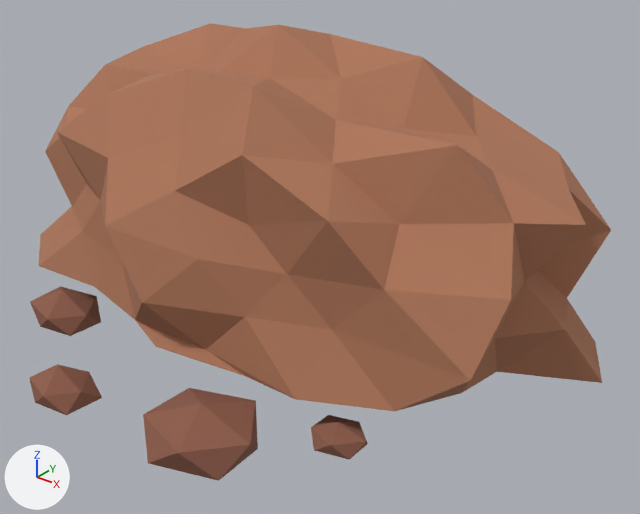
An edit to the glTF model assets/models/mars_rock2.glb, drawn before and after from the same camera.
Before and after are seen from a 50 mm camera at (3.72, -4.24, 3.29) aimed at (0.3, 0.04, 0.64). Arrows for +X, +Y and +Z are at lower left; the lights stay in place. The picture after the commit comes second. Objects named as collision shapes, trigger or cutter boxes, shadow casters or lower levels of detail are left out. Vertices at exactly the same position are counted once.

Objects in the first picture: 'Rock'.
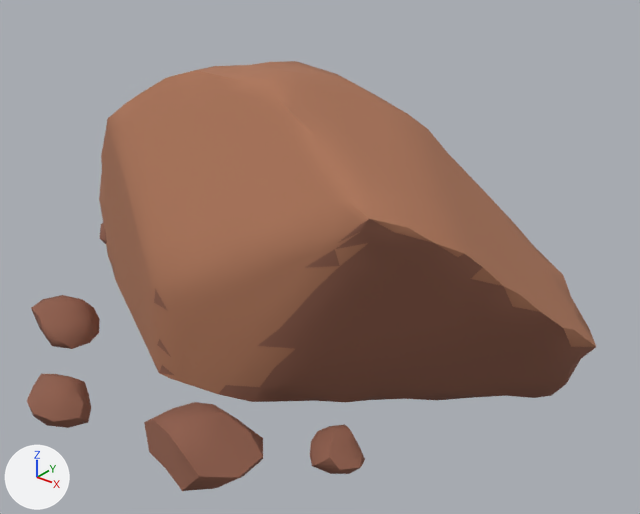
Pixel boxes (x1, y1, x2, y2) of what changed, in the pictures (640 x 514 px):
```json
{"object": "Rock", "change": "reshaped", "before": [29, 23, 611, 481], "after": [27, 61, 596, 491], "on screen": "6% shorter"}
{"part": 1, "of": "me_rock", "change": "rebuilt", "before": [39, 23, 611, 411], "after": [99, 61, 596, 402], "on screen": "13% narrower, 12% shorter"}
{"part": 2, "of": "me_rock", "change": "rebuilt", "after": [100, 223, 107, 244], "on screen": "not visible before"}
{"part": 3, "of": "me_rock", "change": "rebuilt", "before": [29, 364, 102, 415], "after": [27, 374, 91, 428], "on screen": "12% narrower"}
{"part": 4, "of": "me_rock", "change": "rebuilt", "before": [143, 388, 258, 481], "after": [144, 402, 263, 491]}
{"part": 5, "of": "me_rock", "change": "rebuilt", "before": [30, 286, 101, 336], "after": [31, 295, 100, 349], "on screen": "8% taller"}
{"part": 6, "of": "me_rock", "change": "added", "after": [310, 424, 365, 474], "on screen": "brown"}
{"part": 7, "of": "me_rock", "change": "deleted", "before": [311, 415, 368, 460], "on screen": "brown"}
```

Edits to the scene script, one JSON object a line:
```json
{"block": "me_rock", "where": "# used by ob_rock; location = (0.0, 0.0, 0.0)"}
{"op": "remove", "block": "me_rock", "code": "me_rock.from_pydata(...)  # 234 vertices, 440 faces; spans x -2.28..2.28, y -1.78..1.82, z 0.05..2.18"}
{"op": "add", "block": "me_rock", "code": "me_rock.from_pydata(...)  # 894 vertices, 1760 faces; spans x -2.31..2.12, y -1.83..1.86, z -0.14..1.87"}
{"block": "me_rock", "change": "me_rock part 1: the loose piece of 162 vertices spanning x -2.28..2.28, y -1.28..1.25, z 0.35..2.18 is rebuilt with 642 vertices and now spans x -2.19..2.12, y -0.88..0.96, z -0.12..1.87"}
{"block": "me_rock", "change": "me_rock part 2: the loose piece of 12 vertices spanning x -2.23..-1.6, y -0.02..0.58, z 0.05..0.33 is rebuilt with 42 vertices and now spans x -2.31..-1.58, y 0.0..0.61, z -0.14..0.3"}
{"block": "me_rock", "change": "me_rock part 3: the loose piece of 12 vertices spanning x -0.73..-0.24, y -1.78..-1.4, z 0.07..0.28 is rebuilt with 42 vertices and now spans x -0.73..-0.2, y -1.83..-1.41, z -0.1..0.21"}
{"block": "me_rock", "change": "me_rock part 4: the loose piece of 12 vertices spanning x 0.24..0.95, y -1.7..-1.06, z 0.05..0.34 is rebuilt with 42 vertices and now spans x 0.18..0.95, y -1.67..-1.09, z -0.14..0.27"}
{"block": "me_rock", "change": "me_rock part 5: the loose piece of 12 vertices spanning x -1.51..-0.98, y -1.21..-0.78, z 0.07..0.31 is rebuilt with 42 vertices and now spans x -1.52..-0.98, y -1.21..-0.75, z -0.1..0.23"}
{"block": "me_rock", "change": "me_rock part 6: a new loose piece of 42 vertices spanning x 0.99..1.4, y -1.09..-0.75, z -0.1..0.14, in mat_marsrockdark (brown #8e5d4b)"}
{"block": "me_rock", "change": "me_rock part 7"}
{"block": "me_rock", "change": "12 vertices are removed from x 1.01..1.39, y -1.06..-0.76, z 0.08..0.22"}
{"block": "me_rock", "change": "20 faces are deleted"}
{"block": "me_rock", "change": "other edits to the shape of me_rock do not show in these pictures"}
```
